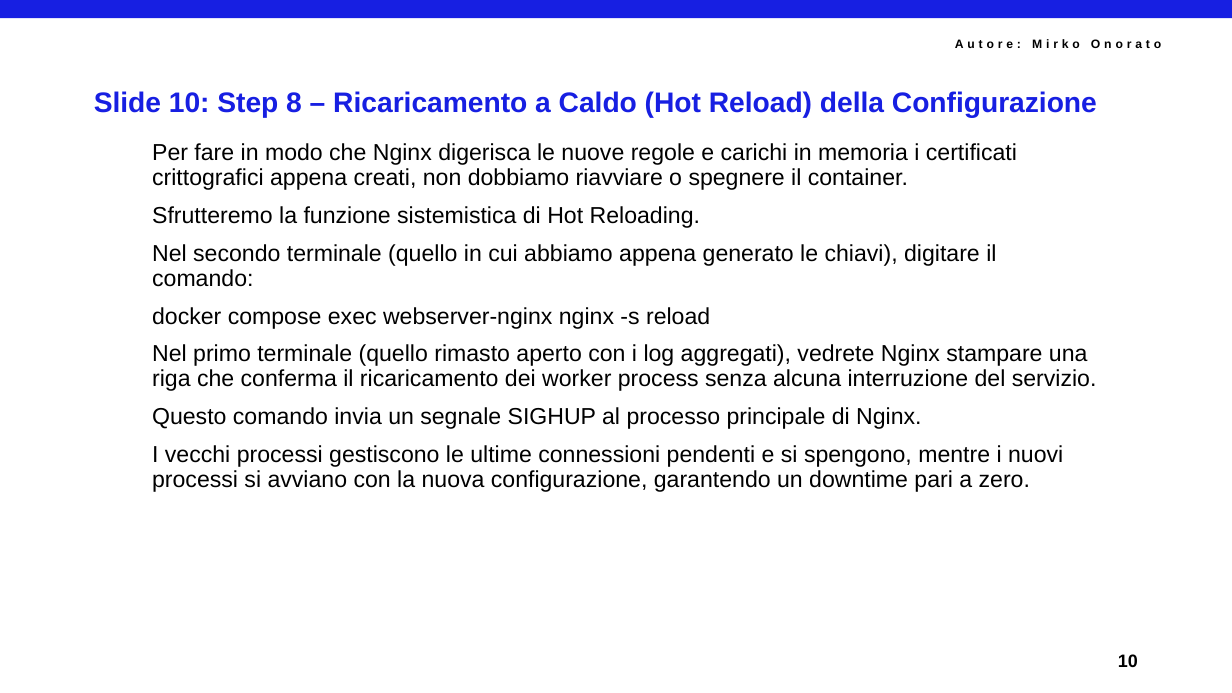
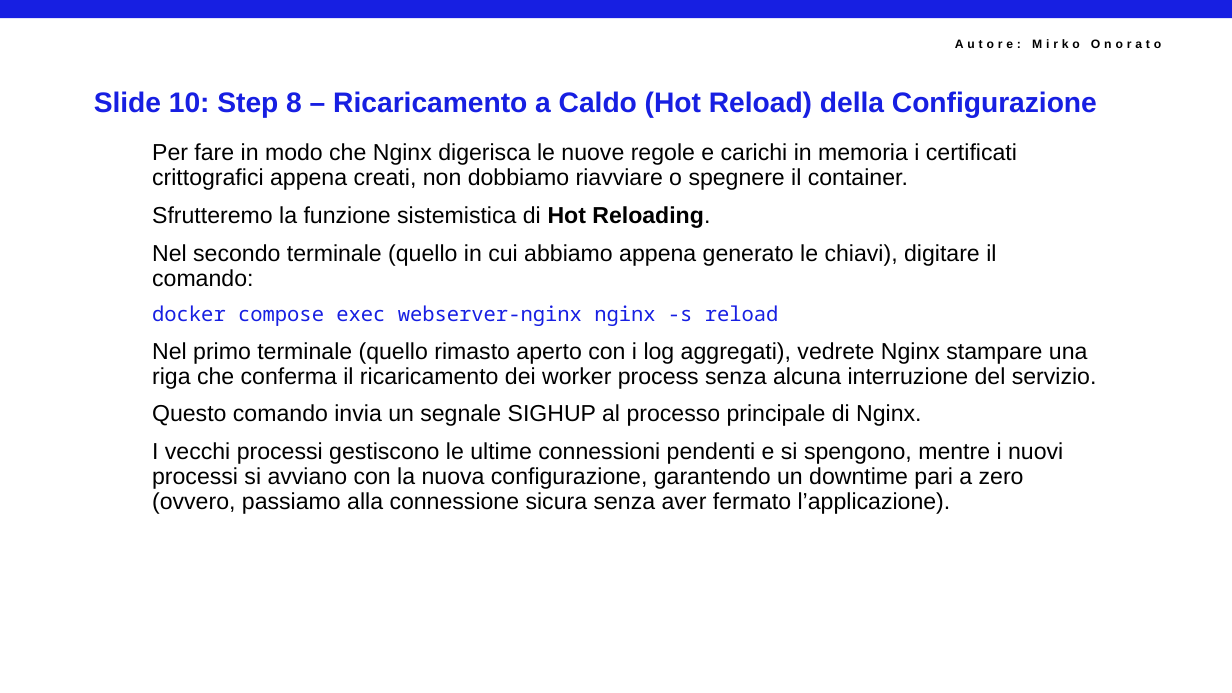
Before and after one commit to mirkoSkF/Docker-Slides, a slide deck: slide 12 of Lab 3.a - Allestimento di Nginx, Certbot e Reti in Locale.pptx. Drawn at 1232x693 pixels with LibreOffice and Linux fonts; fonts in the diff are those of the drawing; background and template pictures are left out. Boxes give left, top, right and bottom in pixels: in the first picture for what was removed or moved away, otherwise in the second. Text is boxed around its words. In the diff, an @@ line names an element or a change of style, - is before the commit and + after.

```diff
--- a/Lab 3.a - Allestimento di Nginx, Certbot e Reti in Locale.pptx
+++ b/Lab 3.a - Allestimento di Nginx, Certbot e Reti in Locale.pptx
@@ text at (x1=152, y1=206, x2=779, y2=326): bold on in "Hot Reloading."; size 18 to 16 pt, font Arial to Noto Sans Mono, text colour #000000 to #171FE2 in "docker compose exec webserver-nginx nginx -s reload" @@
@@ text at (x1=152, y1=442, x2=1063, y2=514): text changed @@
-I vecchi processi gestiscono le ultime connessioni pendenti e si spengono, mentre i nuovi processi si avviano con la nuova configurazione, garantendo un downtime pari a zero.
+I vecchi processi gestiscono le ultime connessioni pendenti e si spengono, mentre i nuovi processi si avviano con la nuova configurazione, garantendo un downtime pari a zero (ovvero, passiamo alla connessione sicura senza aver fermato l’applicazione).
@@ text removed at (x1=1118, y1=654, x2=1138, y2=667) @@
-10
```
Also in this commit, not shown: 35 other slides changed, 2 slides added, 9 slides removed.
